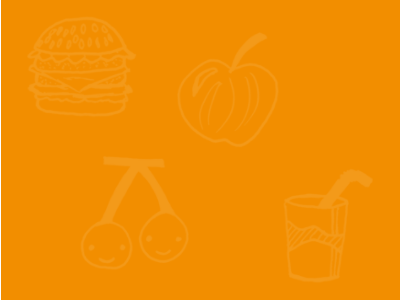
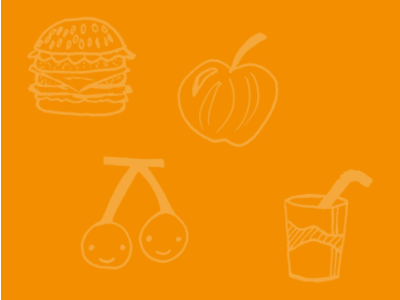
Layer changes from the first 400 × 300 image to the second:
"Ebene 1": opacity 10% → 24% over [27, 16, 373, 283]
